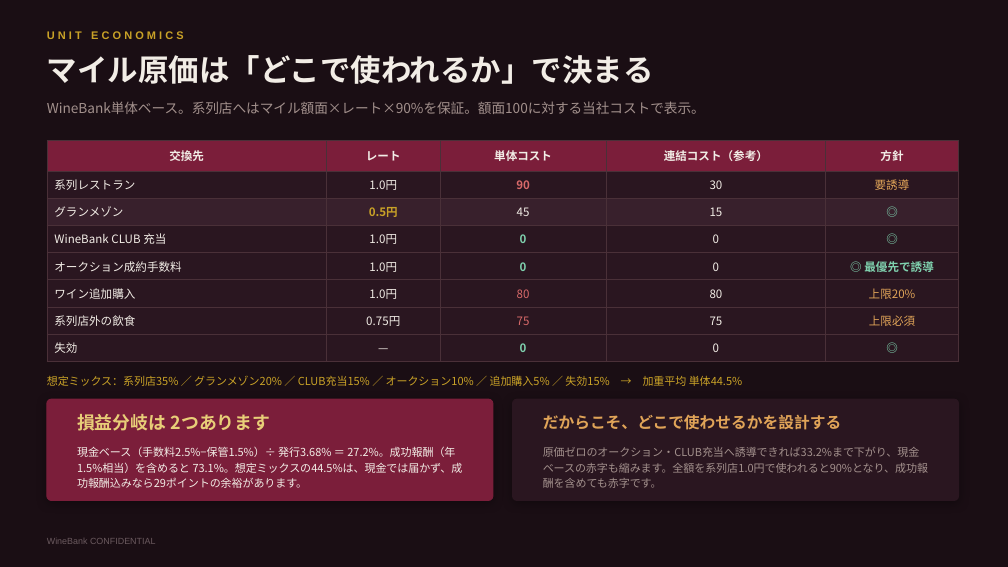
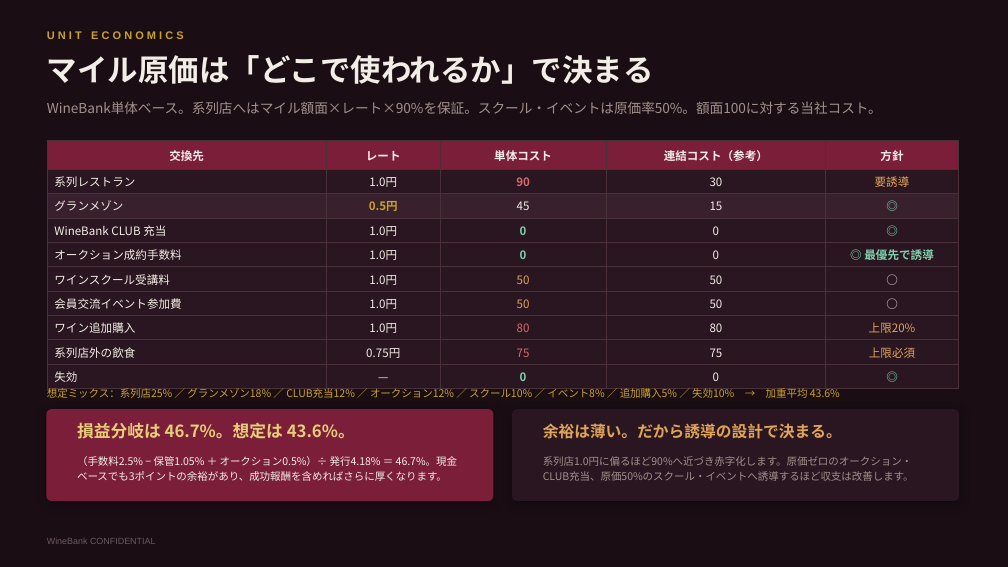
Before and after one commit to nakano-winebank/wine-auction, a slide deck: slide 12 of 提案資料/WineBank_ワインマイル経済圏構想.pptx. Drawn at 1008x567 pixels with LibreOffice and Linux fonts; fonts in the diff are those of the drawing. Boxes give left, top, right and bottom in pixels: in the first picture for what was removed or moved away, otherwise in the second. Text is boxed around its words. In the diff, an @@ line names an element or a change of style, - is before the commit and + after.

```diff
--- a/提案資料/WineBank_ワインマイル経済圏構想.pptx
+++ b/提案資料/WineBank_ワインマイル経済圏構想.pptx
@@ text at [47,101,882,114]: text changed @@
-WineBank単体ベース。系列店へはマイル額面×レート×90%を保証。額面100に対する当社コストで表示。
+WineBank単体ベース。系列店へはマイル額面×レート×90%を保証。スクール・イベントは原価率50%。額面100に対する当社コスト。
@@ table at [47,141,959,386] @@
+row 6: ワインスクール受講料 | 1.0円 | 50 | 50 | ○
+row 7: 会員交流イベント参加費 | 1.0円 | 50 | 50 | ○
@@ text at [47,386,840,398]: text changed; size 10.5 to 10 pt @@
-想定ミックス：系列店35% ／ グランメゾン20% ／ CLUB充当15% ／ オークション10% ／ 追加購入5% ／ 失効15% → 加重平均 単体44.5%
+想定ミックス：系列店25% ／ グランメゾン18% ／ CLUB充当12% ／ オークション12% ／ スクール10% ／ イベント8% ／ 追加購入5% ／ 失効10% → 加重平均 43.6%
@@ rounded rectangle: place and size @@
-rounded rectangle at [47,399,493,501]
+rounded rectangle at [47,410,493,501]
@@ rounded rectangle at [47,410,493,501]: proportions changed @@
@@ rounded rectangle at [513,410,959,501]: proportions changed @@
@@ rounded rectangle: place and size @@
-rounded rectangle at [513,399,959,501]
+rounded rectangle at [513,410,959,501]
@@ text at [77,422,355,439]: text changed; size 17 to 16 pt @@
-損益分岐は 2つあります
+損益分岐は 46.7%。想定は 43.6%。
@@ text at [543,423,842,439]: text changed @@
-だからこそ、どこで使わせるかを設計する
+余裕は薄い。だから誘導の設計で決まる。
@@ text at [77,456,457,481]: text changed; size 10.5 to 10 pt @@
-現金ベース（手数料2.5%−保管1.5%）÷ 発行3.68% ＝ 27.2%。成功報酬（年1.5%相当）を含めると 73.1%。想定ミックスの44.5%は、現金では届かず、成功報酬込みなら29ポイントの余裕があります。
+（手数料2.5% − 保管1.05% ＋ オークション0.5%）÷ 発行4.18% ＝ 46.7%。現金ベースでも3ポイントの余裕があり、成功報酬を含めればさらに厚くなります。
@@ text at [543,456,914,481]: text changed; size 10.5 to 10 pt @@
-原価ゼロのオークション・CLUB充当へ誘導できれば33.2%まで下がり、現金ベースの赤字も縮みます。全額を系列店1.0円で使われると90%となり、成功報酬を含めても赤字です。
+系列店1.0円に偏るほど90%へ近づき赤字化します。原価ゼロのオークション・CLUB充当、原価50%のスクール・イベントへ誘導するほど収支は改善します。
```
Also in this commit, not shown: 4 other slides changed, 5 other files.
